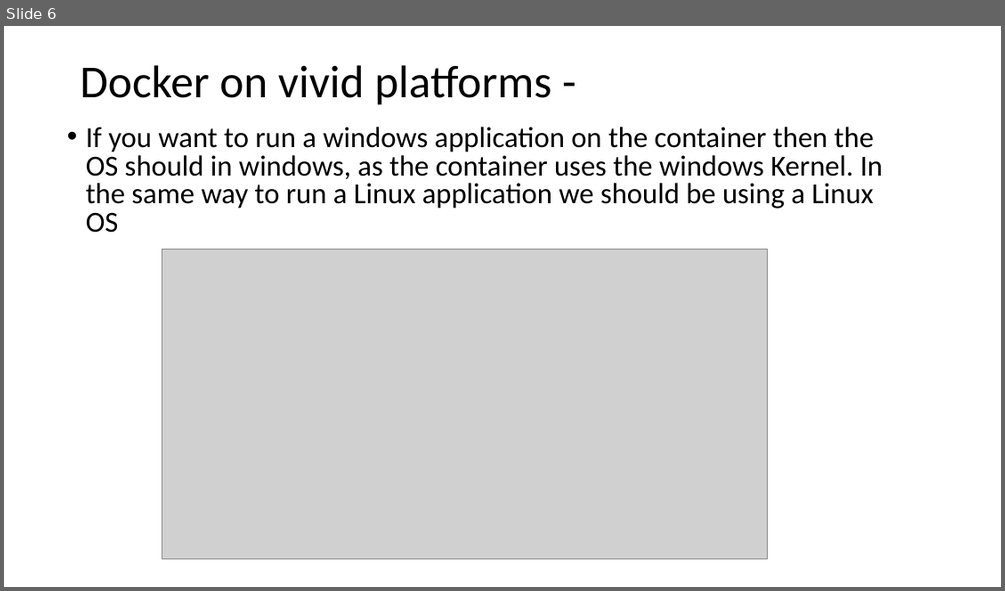
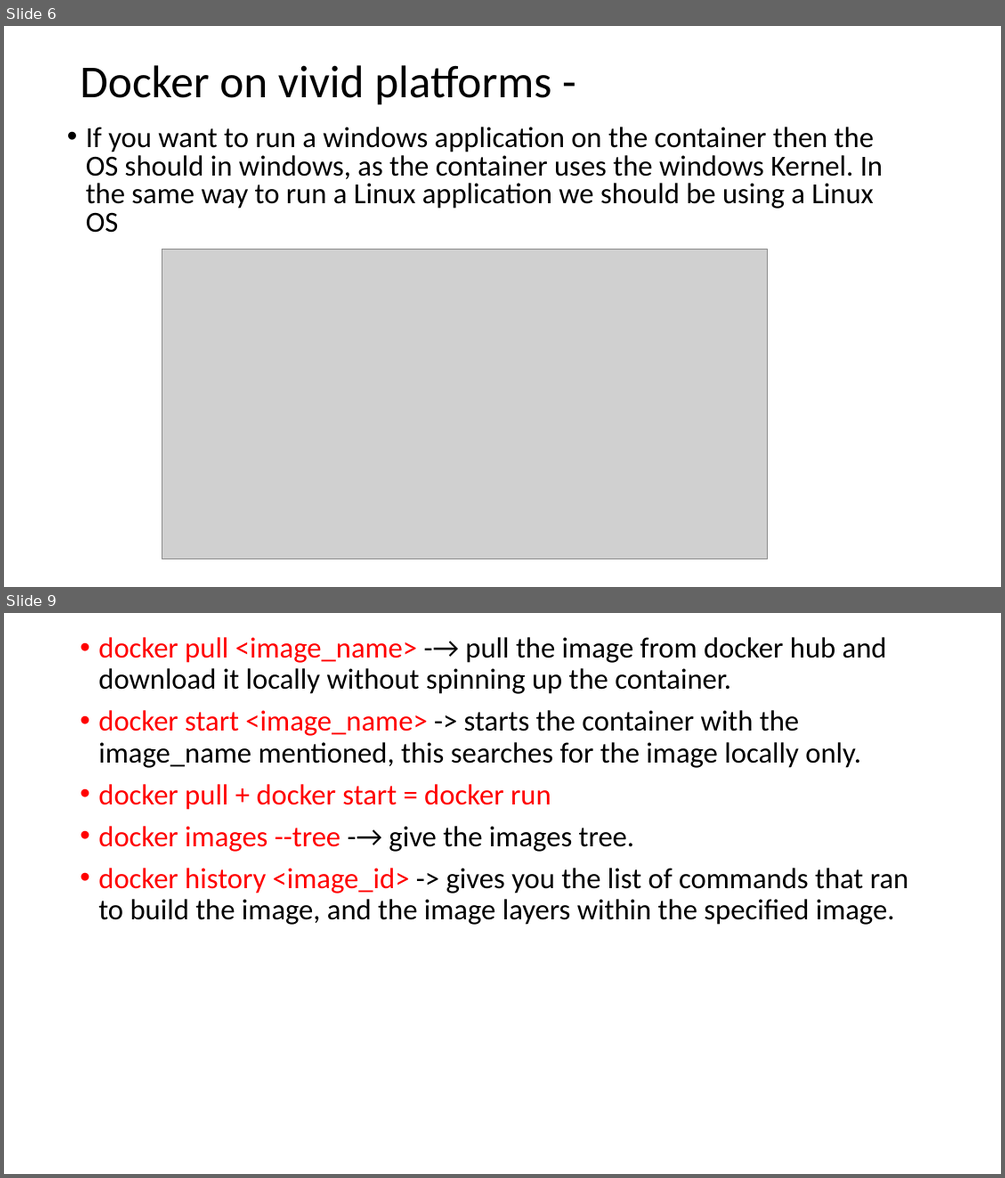
Before and after one commit to Ritesh007/Documents, a slide deck: Docker/docker.pptx. Shown one above the other, each under a label of ours: slide 6 before the commit, slides 6 and 9 after it; the slides between them are not shown. The pictures are 1005x591 and 1005x1178 pixels, drawn with LibreOffice and Linux fonts; fonts in the diff are those of the drawing; grey boxes stand for pictures. Boxes give left, top, right and bottom in pixels: in the first picture for what was removed or moved away, otherwise in the second. Text is boxed around its words. In the diff, an @@ line names an element or a change of style, - is before the commit and + after.

Commit message:
Docker ppt updated..

```diff
--- a/Docker/docker.pptx
+++ b/Docker/docker.pptx
@@ slide 9 added at box(4, 613, 1001, 1174), background #FFFFFF @@
@@ text added at box(98, 637, 909, 925), 28 pt, text #000000 @@
+• docker pull <image_name> -→ pull the image from docker hub and download it locally without spinning up the container.
+• docker start <image_name> -> starts the container with the image_name mentioned, this searches for the image locally only.
+• docker pull + docker start = docker run
+• docker images --tree -→ give the images tree.
+• docker history <image_id> -> gives you the list of commands that ran to build the image, and the image layers within the specified image.
```
Also in this commit, not shown: 15 other slides added.
